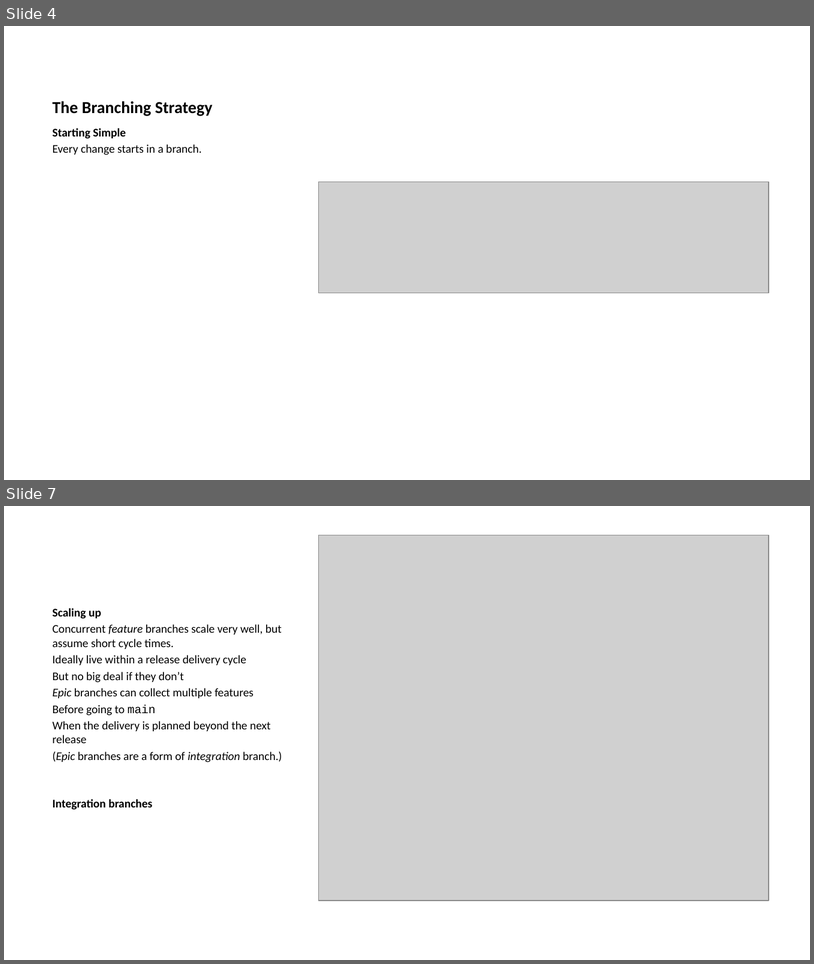
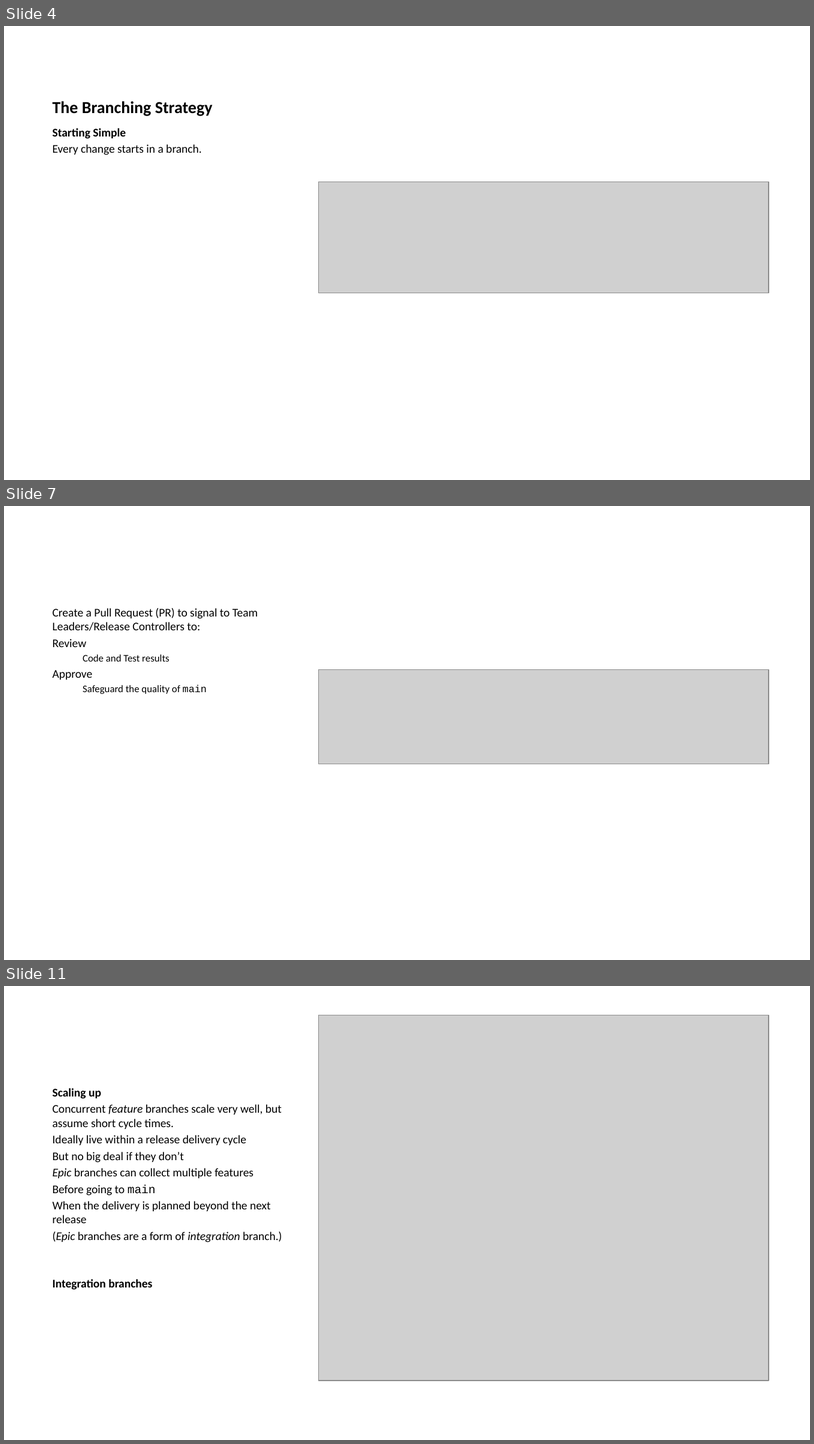
Before and after one commit to ijmitch/ukgse-2024-devops-git, a slide deck: docs/p1.pptx. Shown one above the other, each under a label of ours: slides 4 and 7 before the commit, slides 4, 7 and 11 after it; the slides between them are not shown. The pictures are 814x964 and 814x1444 pixels, drawn with LibreOffice and Linux fonts; fonts in the diff are those of the drawing; grey boxes stand for pictures. Boxes give left, top, right and bottom in pixels: in the first picture for what was removed or moved away, otherwise in the second. Text is boxed around its words. In the diff, an @@ line names an element or a change of style, - is before the commit and + after.

```diff
--- a/docs/p1.pptx
+++ b/docs/p1.pptx
@@ slide 7 added at [4,506,810,960], background #FFFFFF @@
@@ text added at [53,608,258,694], 10.5 pt, text #000000 @@
+Create a Pull Request (PR) to signal to Team Leaders/Release Controllers to:
+Review
+  Code and Test results
+Approve
+  Safeguard the quality of main
@@ picture added at [318,670,768,764] @@
@@ what was slide 7 is now slide 11 @@
```
Also in this commit, not shown: 4 slides changed, 3 other slides added, 1 slide removed, 16 other files.
